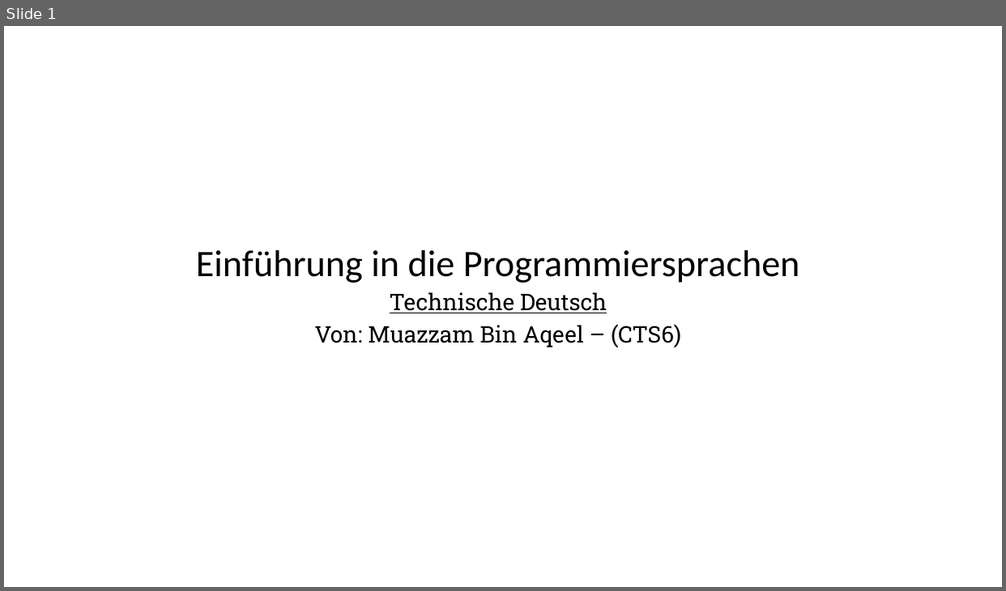
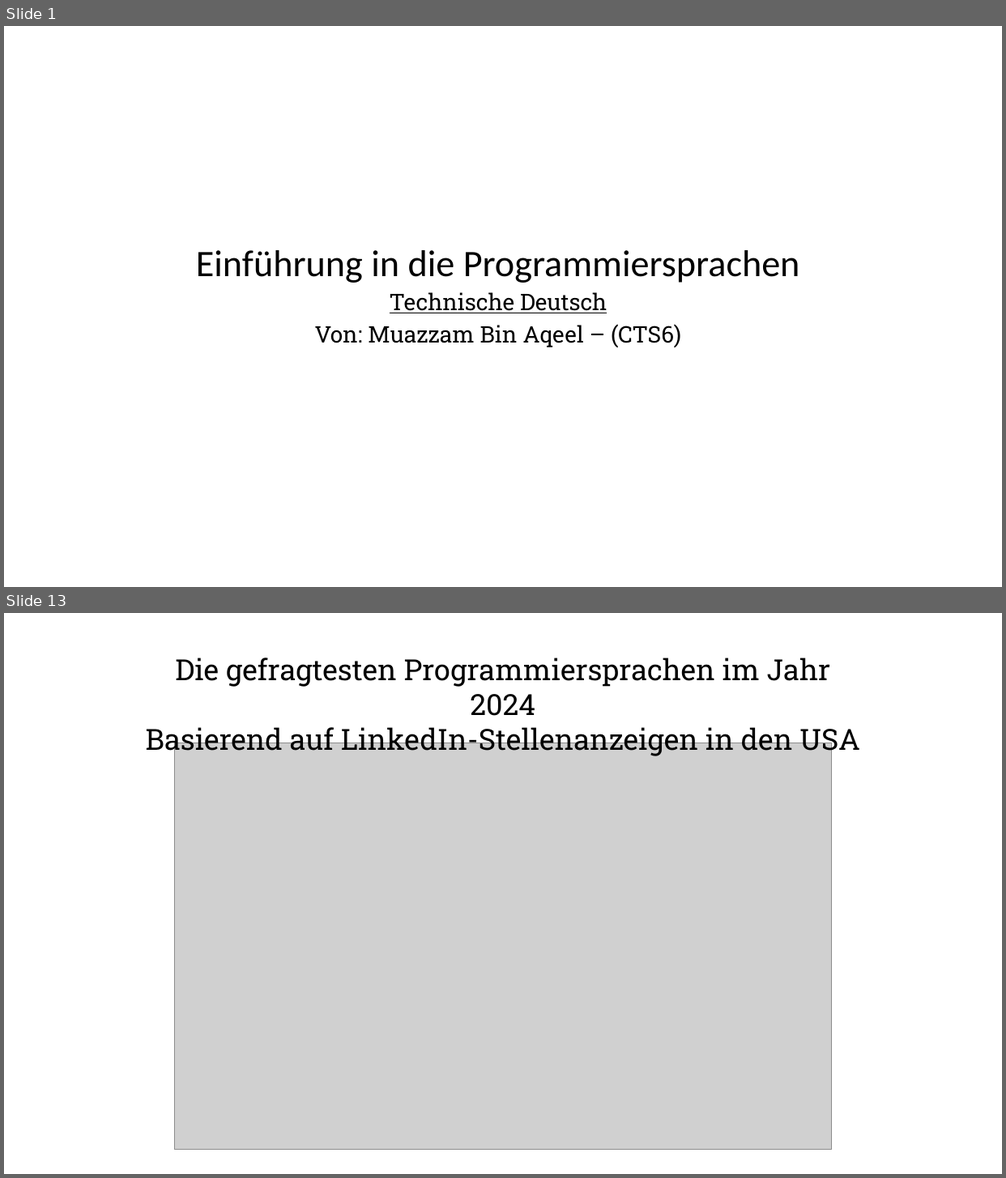
Before and after one commit to muazzamaqeel/Unversity-ComputerScience, a slide deck: Technical German/Einführung in die Programmiersprachen.pptm. Shown one above the other, each under a label of ours: slide 1 before the commit, slides 1 and 13 after it; the slides between them are not shown. The pictures are 1006x591 and 1006x1178 pixels, drawn with LibreOffice and Linux fonts; fonts in the diff are those of the drawing; grey boxes stand for pictures; background and template pictures are left out. Boxes give left, top, right and bottom in pixels: in the first picture for what was removed or moved away, otherwise in the second. Text is boxed around its words. In the diff, an @@ line names an element or a change of style, - is before the commit and + after.

```diff
--- a/Technical German/Einführung in die Programmiersprachen.pptm
+++ b/Technical German/Einführung in die Programmiersprachen.pptm
@@ slide 13 added at (4, 613, 1002, 1174), background #FFFFFF @@
@@ text added at (146, 658, 860, 757), 28 pt, text #000000 @@
+Die gefragtesten Programmiersprachen im Jahr 2024
+Basierend auf LinkedIn-Stellenanzeigen in den USA
@@ picture added at (175, 743, 831, 1150) @@
@@ ellipse added at (940, 1125, 973, 1158), outline #FFFFFF 1 pt @@
```
Also in this commit, not shown: 2 slides changed, 1 other slide added, 1 slide removed, 5 other files.
